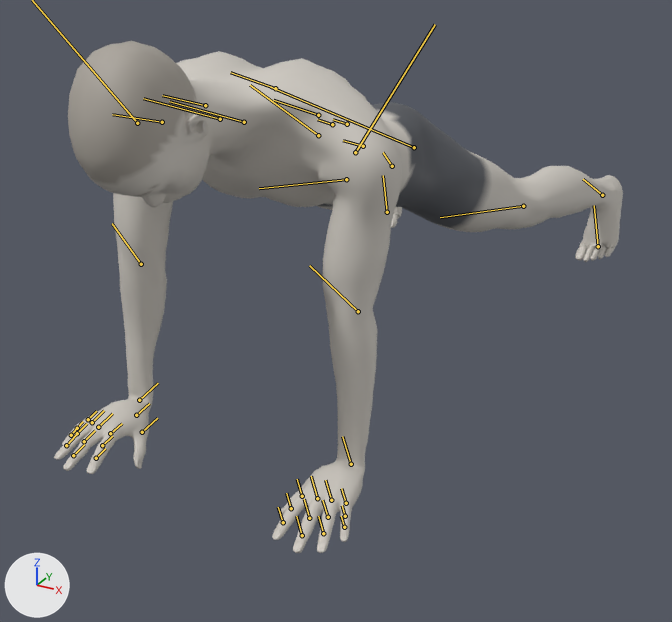
Renders of the glTF model exports/plank-jack.glb from each side of a commit.
Before and after are seen from a camera (50 mm lens) standing at (0.879, -1.717, 0.943) and looking at (-0.022, -0.08, 0.125). Lighting does not change. The marker at lower left points along +X, +Y and +Z. The first picture is the older version. Both versions are drawn at frame 41 of the action 'plank-jack'; the numbers are the values there. The bones that change, and the others that lie on the model, are drawn over the model as lines.
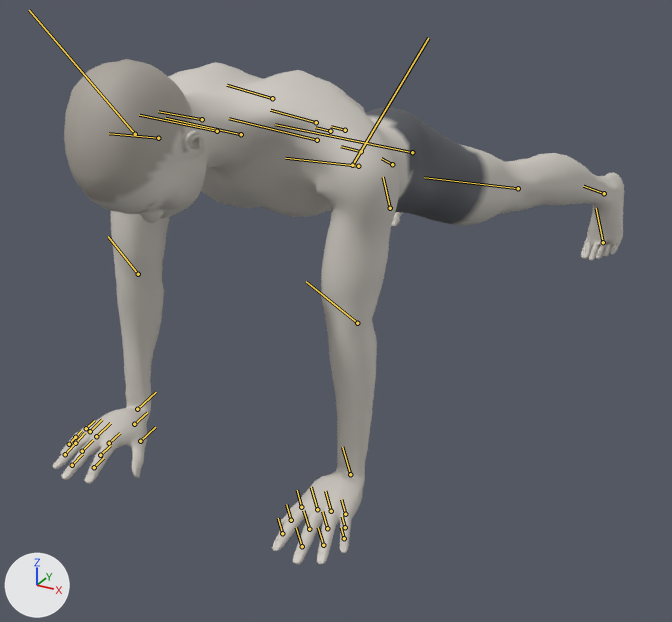
Pixel boxes (x1, y1, x2, y2) of what changed, in the pictures (672 x 622 px):
```json
{"object": "Mesh_0", "change": "posed", "before": [54, 41, 623, 553], "after": [52, 59, 624, 565]}
{"bone": "pelvis", "before": "(363, 146) to (343, 140)", "after": "(361, 151) to (341, 146)"}
{"bone": "upperarm_l", "before": "(355, 152) to (435, 24)", "after": "(352, 165) to (428, 38)"}
{"bone": "thigh_l", "before": "(414, 147) to (270, 87)", "after": "(412, 152) to (275, 124)"}
{"bone": "calf_l", "before": "(523, 206) to (440, 217)", "after": "(518, 188) to (424, 177)"}
{"bone": "foot_l", "before": "(602, 195) to (583, 179)", "after": "(604, 193) to (583, 186)"}
{"bone": "thigh_r", "before": "(318, 135) to (250, 85)", "after": "(317, 140) to (229, 118)"}
{"bone": "calf_r", "before": "(346, 179) to (259, 188)", "after": "(358, 166) to (285, 158)"}
{"bone": "foot_r", "before": "(392, 166) to (383, 152)", "after": "(392, 164) to (381, 158)"}
```

Scene script edits in JSON lines:
```json
{"block": "bone_pelvis", "where": "bone_pelvis = bpy.data.objects['Body'].pose.bones['pelvis']  # child of 'Root'"}
{"op": "set", "path": "bone_pelvis.location", "old": "(-0.002, -0.502, 0.0)", "new": "(0.005, -0.511, 0.0)"}
{"op": "set", "path": "bone_pelvis.rotation_quaternion", "old": "(0.815, 0.0, 0.0, -0.579)", "new": "(0.81, 0.0, 0.0, -0.587)", "note": "degrees (0, 0, -71) -> degrees (0, 0, -72)"}
{"block": "bone_upperarm_l", "where": "bone_upperarm_l = bpy.data.objects['Body'].pose.bones['upperarm_l']  # child of 'clavicle_l'"}
{"op": "set", "path": "bone_upperarm_l.rotation_quaternion", "old": "(0.808, -0.111, -0.302, 0.493)", "new": "(0.808, -0.102, -0.302, 0.496)", "note": "degrees (-31, -22, 69) -> degrees (-30, -23, 69)"}
{"block": "bone_upperarm_r", "where": "bone_upperarm_r = bpy.data.objects['Body'].pose.bones['upperarm_r']  # child of 'clavicle_r'"}
{"op": "set", "path": "bone_upperarm_r.rotation_quaternion", "old": "(0.808, 0.111, 0.302, 0.493)", "new": "(0.808, 0.102, 0.302, 0.496)", "note": "degrees (31, 22, 69) -> degrees (30, 23, 69)"}
{"block": "bone_thigh_l", "where": "bone_thigh_l = bpy.data.objects['Body'].pose.bones['thigh_l']  # child of 'pelvis'"}
{"op": "set", "path": "bone_thigh_l.rotation_quaternion", "old": "(0.993, 0.106, -0.002, 0.043)", "new": "(0.997, 0.076, 0.01, -0.004)", "note": "degrees (12, -1, 5) -> degrees (9, 1, 0)"}
{"block": "bone_calf_l", "where": "bone_calf_l = bpy.data.objects['Body'].pose.bones['calf_l']  # child of 'thigh_l'"}
{"op": "set", "path": "bone_calf_l.rotation_quaternion", "old": "(0.991, -0.073, 0.015, -0.108)", "new": "(1.0, -0.017, 0.004, -0.013)", "note": "degrees (-9, 1, -13) -> degrees (-2, 0, -2)"}
{"block": "bone_foot_l", "where": "bone_foot_l = bpy.data.objects['Body'].pose.bones['foot_l']  # child of 'calf_l'"}
{"op": "set", "path": "bone_foot_l.rotation_quaternion", "old": "(0.983, 0.069, -0.038, 0.159)", "new": "(0.997, 0.033, -0.027, 0.046)", "note": "degrees (7, -6, 18) -> degrees (4, -3, 5)"}
{"block": "bone_thigh_r", "where": "bone_thigh_r = bpy.data.objects['Body'].pose.bones['thigh_r']  # child of 'pelvis'"}
{"op": "set", "path": "bone_thigh_r.rotation_quaternion", "old": "(0.993, -0.106, 0.002, 0.043)", "new": "(0.997, -0.076, -0.01, -0.004)", "note": "degrees (-12, 1, 5) -> degrees (-9, -1, 0)"}
{"block": "bone_calf_r", "where": "bone_calf_r = bpy.data.objects['Body'].pose.bones['calf_r']  # child of 'thigh_r'"}
{"op": "set", "path": "bone_calf_r.rotation_quaternion", "old": "(0.991, 0.073, -0.015, -0.108)", "new": "(1.0, 0.017, -0.004, -0.013)", "note": "degrees (9, -1, -13) -> degrees (2, 0, -2)"}
{"block": "bone_foot_r", "where": "bone_foot_r = bpy.data.objects['Body'].pose.bones['foot_r']  # child of 'calf_r'"}
{"op": "set", "path": "bone_foot_r.rotation_quaternion", "old": "(0.983, -0.069, 0.038, 0.159)", "new": "(0.997, -0.033, 0.027, 0.046)", "note": "degrees (-7, 6, 18) -> degrees (-4, 3, 5)"}
```
